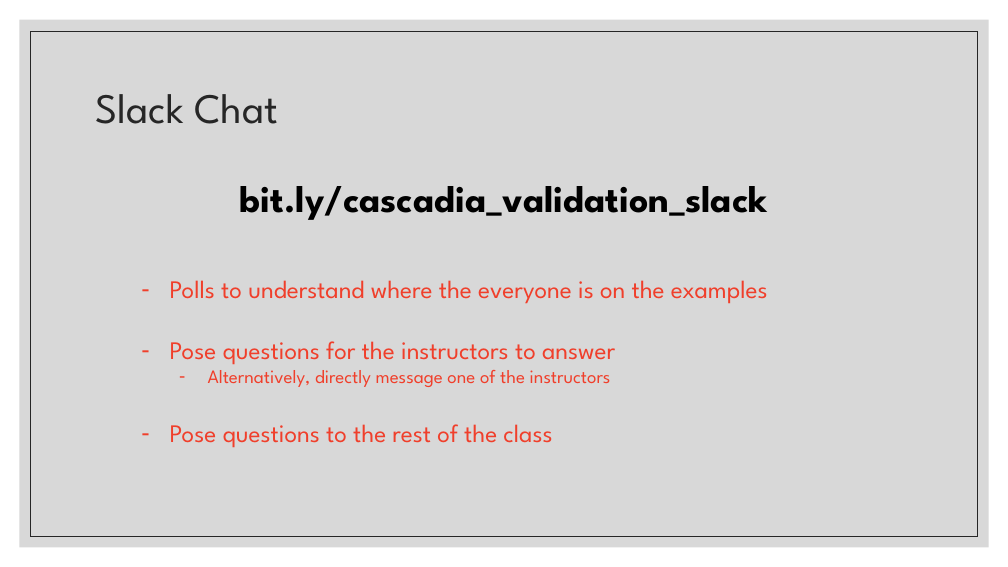
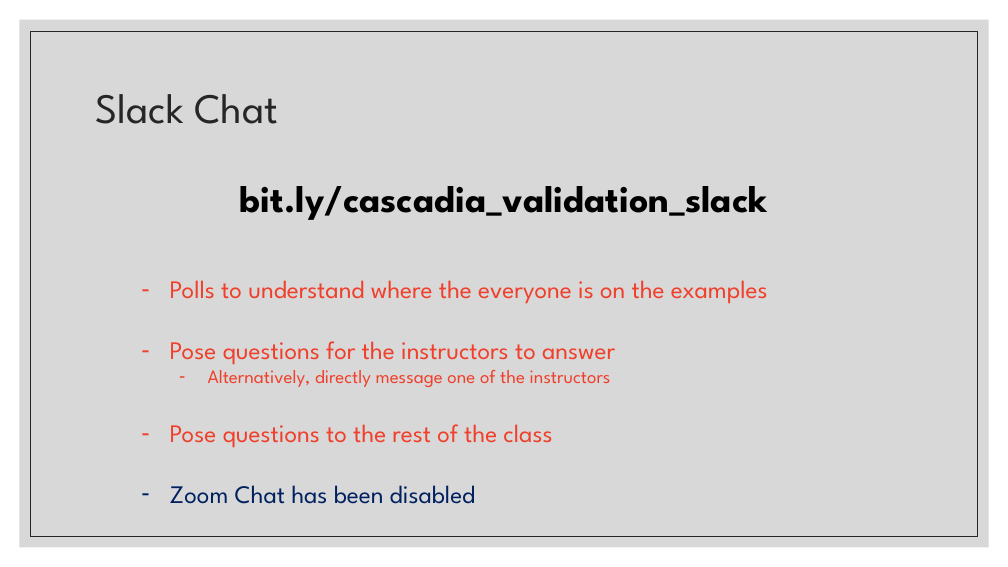
Before and after one commit to FredHutch/R_Package_Validation_Tutorial, a slide deck: slide 11 of Slides/Slides-01-Welcome_and_Orientation/Slides-01-Welcome_and_Orientation.pptx. Drawn at 1008x567 pixels with LibreOffice and Linux fonts; fonts in the diff are those of the drawing. Boxes give left, top, right and bottom in pixels: in the first picture for what was removed or moved away, otherwise in the second. Text is boxed around its words. In the diff, an @@ line names an element or a change of style, - is before the commit and + after.

Commit message:
Update to include Zoom chat has been disabled

```diff
--- a/Slides/Slides-01-Welcome_and_Orientation/Slides-01-Welcome_and_Orientation.pptx
+++ b/Slides/Slides-01-Welcome_and_Orientation/Slides-01-Welcome_and_Orientation.pptx
@@ text at bbox=[170, 485, 476, 504]: paragraph added @@
+    – Zoom Chat has been disabled
```
Also in this commit, not shown: 1 other file.
